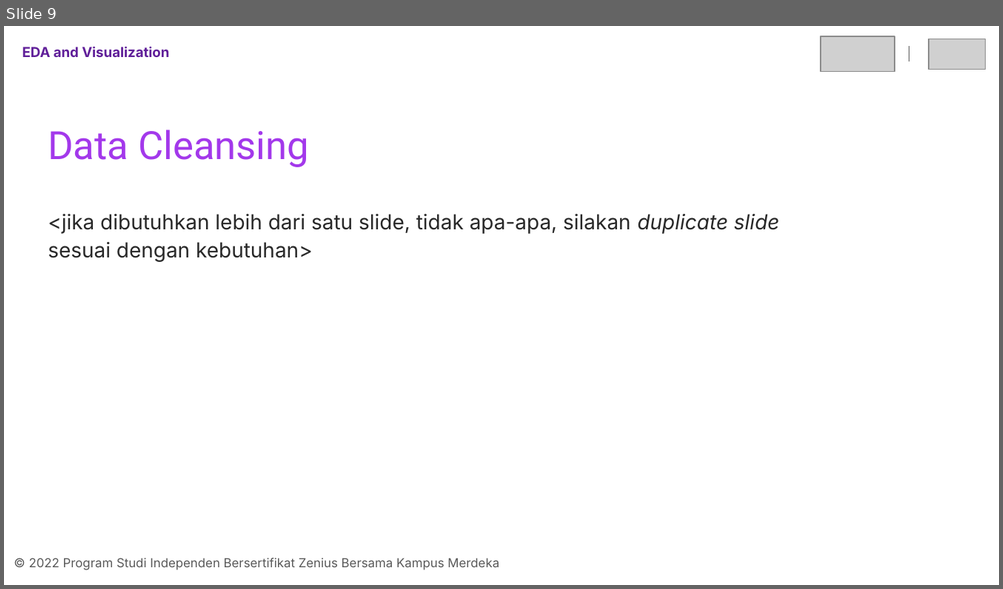
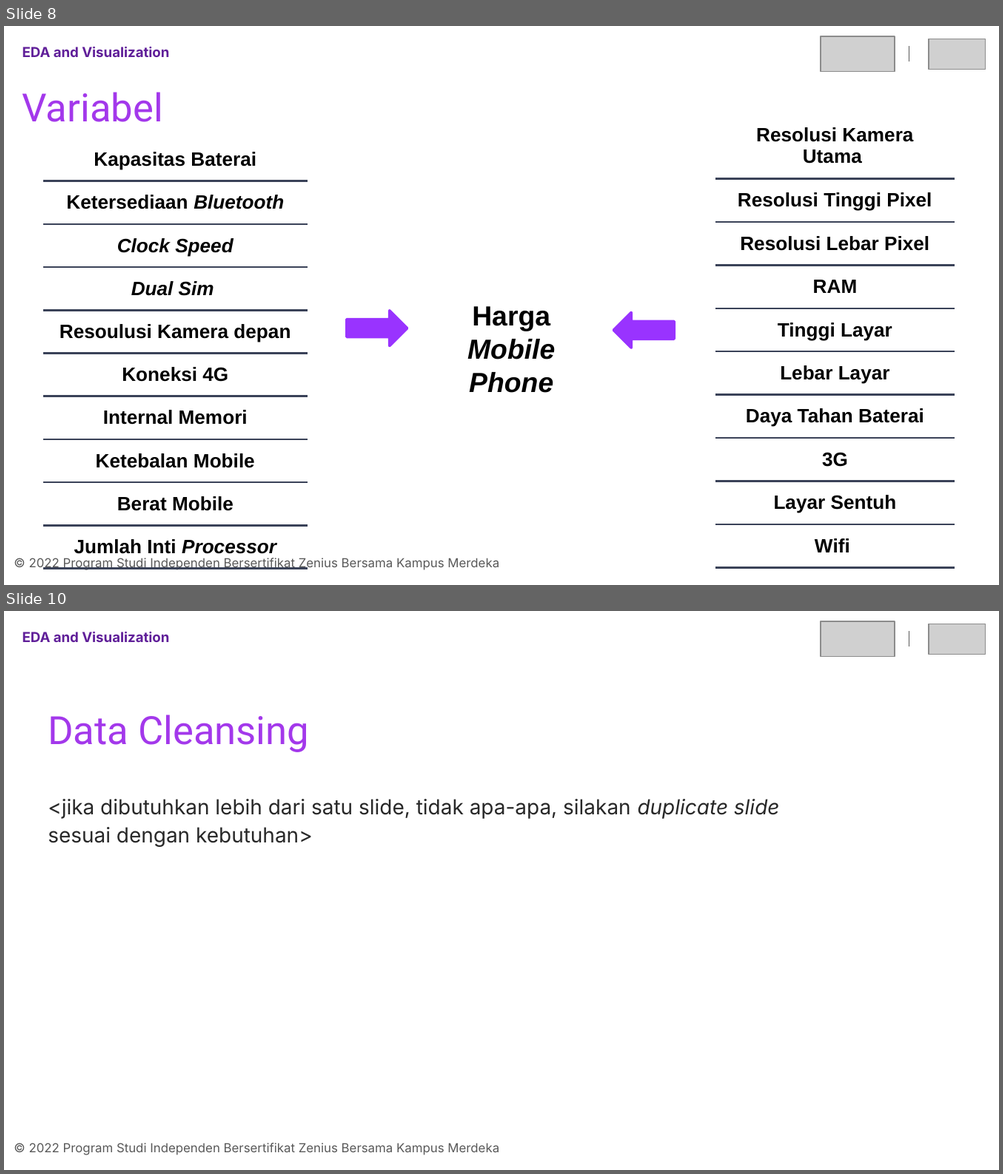
Before and after one commit to Liore-S/mobile-price-classification, a slide deck: Template Final Project.pptx. Shown one above the other, each under a label of ours: slide 9 before the commit, slides 8 and 10 after it; the slides between them are not shown. The pictures are 1003x589 and 1003x1174 pixels, drawn with LibreOffice and Linux fonts; fonts in the diff are those of the drawing; grey boxes stand for pictures. Boxes give left, top, right and bottom in pixels: in the first picture for what was removed or moved away, otherwise in the second. Text is boxed around its words. In the diff, an @@ line names an element or a change of style, - is before the commit and + after.

```diff
--- a/Template Final Project.pptx
+++ b/Template Final Project.pptx
@@ slide 8 added at bbox=[4, 26, 999, 585], background #FFFFFF @@
@@ text added at bbox=[22, 46, 169, 57], 10 pt, text #601F99, bold @@
+EDA and Visualization
@@ picture added at bbox=[820, 36, 895, 70] @@
@@ line added from (908, 46) to (908, 62), #595959 0.75 pt @@
@@ picture added at bbox=[928, 39, 984, 70] @@
@@ title added at bbox=[22, 92, 163, 122], 28.2 pt, text #A338EB @@
+Variabel
@@ table added at bbox=[715, 113, 955, 556], 10 rows, 1 columns @@
+Resolusi Kamera Utama
+Resolusi Tinggi Pixel
+Resolusi Lebar Pixel
+RAM
+Tinggi Layar
+Lebar Layar
+Daya Tahan Baterai
+3G
+Layar Sentuh
+Wifi
@@ table added at bbox=[44, 138, 307, 569], 10 rows, 1 columns @@
+Kapasitas Baterai
+Ketersediaan Bluetooth
+Clock Speed
+Dual Sim
+Resoulusi Kamera depan
+Koneksi 4G
+Internal Memori
+Ketebalan Mobile
+Berat Mobile
+Jumlah Inti Processor
@@ right arrow added at bbox=[346, 310, 407, 345], fill #9933FF, outline #9933FF 2 pt @@
@@ text added at bbox=[467, 306, 555, 393], 20 pt, text #000000, bold, italic @@
+Harga Mobile Phone
@@ right arrow added at bbox=[614, 312, 674, 347], fill #9933FF, outline #9933FF 2 pt @@
@@ text added at bbox=[29, 558, 499, 571], 9 pt, text #595959 @@
+© 2022 Program Studi Independen Bersertifikat Zenius Bersama Kampus Merdeka
@@ what was slide 9 is now slide 10 @@
```
Also in this commit, not shown: 7 slides changed, 2 other slides added, 1 slide removed.
